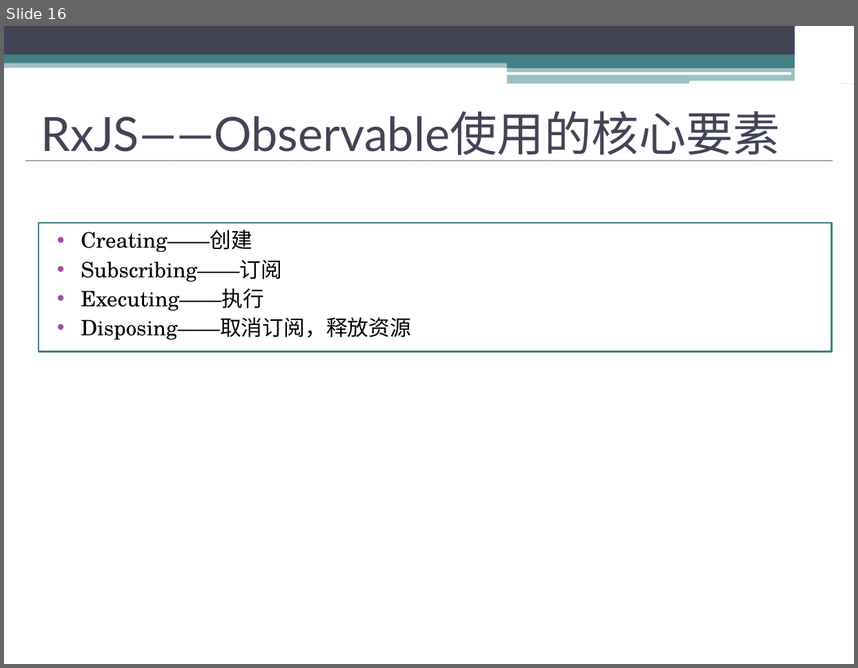
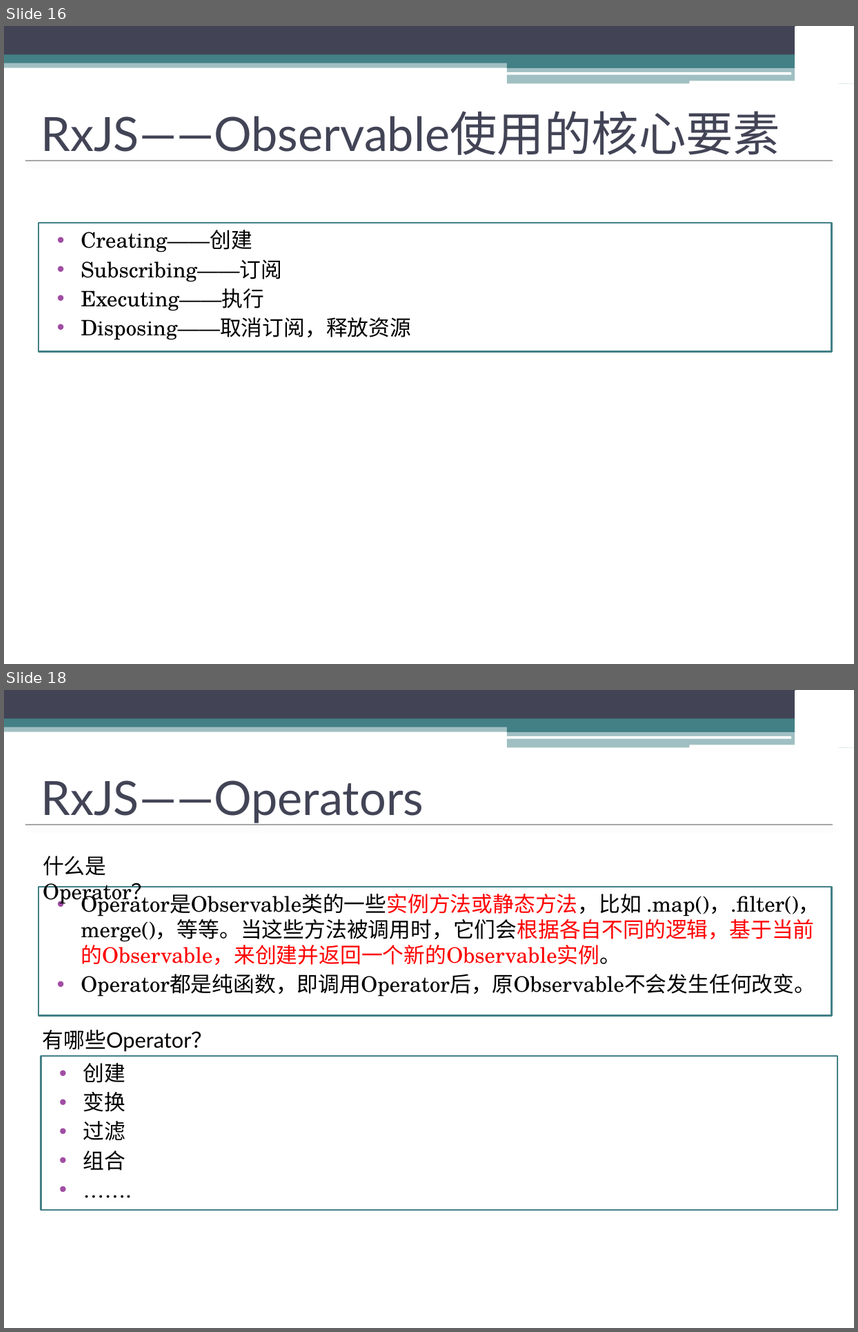
Before and after one commit to watermoonlx/rxjs_demo, a slide deck: Rxjs分享/New Microsoft PowerPoint Presentation.pptx. Shown one above the other, each under a label of ours: slide 16 before the commit, slides 16 and 18 after it; the slides between them are not shown. The pictures are 858x668 and 858x1332 pixels, drawn with LibreOffice and Linux fonts; fonts in the diff are those of the drawing; background and template pictures are left out. Boxes give left, top, right and bottom in pixels: in the first picture for what was removed or moved away, otherwise in the second. Text is boxed around its words. In the diff, an @@ line names an element or a change of style, - is before the commit and + after.

```diff
--- a/Rxjs分享/New Microsoft PowerPoint Presentation.pptx
+++ b/Rxjs分享/New Microsoft PowerPoint Presentation.pptx
@@ slide 18 added at [4, 690, 854, 1328], background #FFFFFF; not listed: 15 template elements that a slide beside it also shows @@
@@ title added at [41, 780, 424, 823], 40 pt, text #424456 @@
+RxJS——Operators
@@ text added at [43, 856, 153, 906], 18 pt, text #000000 @@
+什么是Operator？
@@ text added at [38, 887, 831, 1015], fill #FFFFFF, outline #438086 1.5 pt, 18 pt, text #000000 @@
+• Operator是Observable类的一些实例方法或静态方法，比如 .map()，.filter()， merge()，等等。当这些方法被调用时，它们会根据各自不同的逻辑，基于当前的Observable，来创建并返回一个新的Observable实例。
+• Operator都是纯函数，即调用Operator后，原Observable不会发生任何改变。
@@ text added at [43, 1029, 213, 1052], 18 pt, text #000000 @@
+有哪些Operator？
@@ rectangle added at [41, 1056, 837, 1210], fill #FFFFFF, outline #438086 1.5 pt, 18 pt, text #000000 @@
+• 创建
+• 变换
+• 过滤
+• 组合
+• …….
```
Also in this commit, not shown: 4 slides changed, 4 other slides added, 27 other files.
